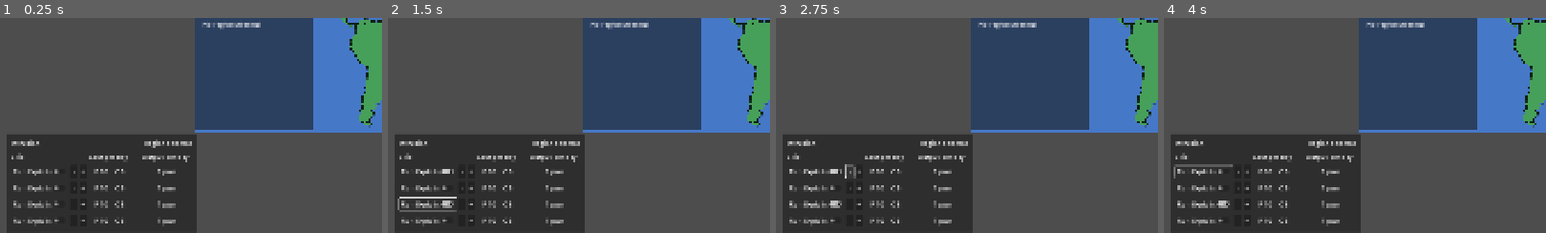
Above: before the commit, frames 1-4 (left to right).
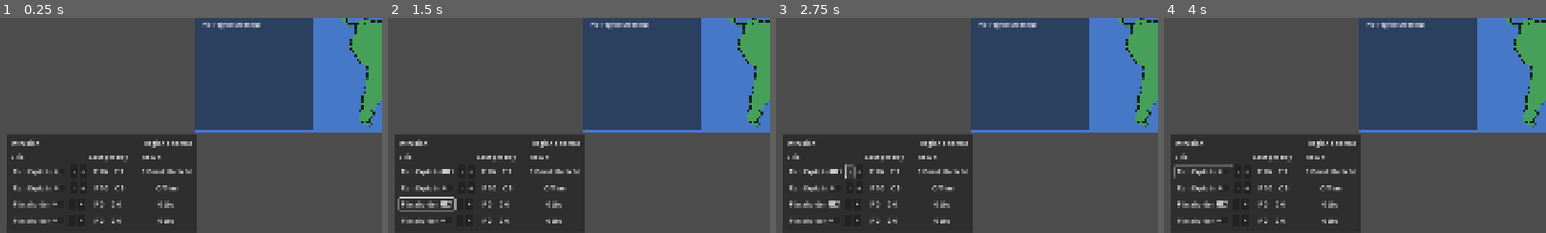
Above: after the commit, the same moments.

Repository: ChrisKnowles1987/Clippy
Game: Godot game, scene res://scenes/main.tscn
The game is run twice, just before and just after one commit, with the same random seed, the same clock (stepped at 60 frames per second) and the same inputs.
Inputs (mouse positions are % of the whole screen's width and height, from its top left):
- Up to frame 1 (0.25 s): no input
- Up to frame 2 (1.5 s): click "Run Exploits" at 0.5 s; click (5, 93) at 1.25 s, where only the run after the commit has a clickable "Placeholder"
- Up to frame 3 (2.75 s): click "-" at 2 s
- Up to frame 4 (4 s): click "+" at 2.75 s; click "Run Exploits" at 3.5 s
The pictures show only the part of the screen within x 0-50%, y 50-100%; the shares and areas given below are measured in that part.

The runs differ from the first frame. In frame 1, 1.2% of the frame differs, in the area x 4-51%, y 64-97%; in frame 2, 1.3%; in frame 3, 1.3%; in frame 4, 1.3%.
Error after the commit: Invalid call. Nonexistent function 'show_empty' in base 'VBoxContainer (intrusion_skill_pannel_container.gd)'. (res://scripts/main.gd:36)

Commit message:
work on connecting skill UI to game

Diff:
--- /dev/null
+++ b/scenes/intrusion_skill_pannel_container.gd
@@ -0,0 +1,14 @@
+extends Control
+
+var selected_region_data: RegionData = null
+
+func show_region(region_data: RegionData) -> void:
+	selected_region_data = region_data
+	refresh_intrusion_ui()
+
+func refresh_intrusion_ui() -> void:
+	if selected_region_data == null:
+		return
+
+	print("Showing intrusion UI for: ", selected_region_data.display_name)
+	print(selected_region_data.intrusion_allocations)
--- a/scenes/main.tscn
+++ b/scenes/main.tscn
@@ -6,6 +6,7 @@
 [ext_resource type="Texture2D" uid="uid://svijuua5rs6w" path="res://assets/maps/clippy_world_region_id_map.png" id="3_tbgi4"]
 [ext_resource type="Script" uid="uid://d2urhygerw064" path="res://scripts/region_panel.gd" id="4_jyhfs"]
 [ext_resource type="Script" uid="uid://3x2p5s26n4tg" path="res://scenes/global_resource_panel.gd" id="6_tefeu"]
+[ext_resource type="Script" uid="uid://dnvulp6dsql5s" path="res://scenes/intrusion_skill_pannel_container.gd" id="7_o6xl0"]
 
 [sub_resource type="LabelSettings" id="LabelSettings_o6xl0"]
 font_size = 20
@@ -162,6 +163,7 @@
 
 [node name="IntrusionSkillPannelContainer" type="VBoxContainer" parent="CanvasLayer/BottomSkillPannel/Control/MarginContainer"]
 layout_mode = 2
+script = ExtResource("7_o6xl0")
 
 [node name="TitleRowContainer" type="HBoxContainer" parent="CanvasLayer/BottomSkillPannel/Control/MarginContainer/IntrusionSkillPannelContainer"]
 layout_mode = 2
@@ -204,7 +206,7 @@
 layout_mode = 2
 size_flags_horizontal = 3
 size_flags_vertical = 3
-text = "Output per day"
+text = "Result"
 
 [node name="RunExploitRow" type="HBoxContainer" parent="CanvasLayer/BottomSkillPannel/Control/MarginContainer/IntrusionSkillPannelContainer/SkillTableContainer"]
 layout_mode = 2
@@ -281,15 +283,15 @@
 layout_mode = 2
 size_flags_horizontal = 3
 
-[node name="Label" type="Label" parent="CanvasLayer/BottomSkillPannel/Control/MarginContainer/IntrusionSkillPannelContainer/SkillTableContainer/RunExploitRow/RunExploitOutputContainer"]
+[node name="RunExploitOutputValue" type="Label" parent="CanvasLayer/BottomSkillPannel/Control/MarginContainer/IntrusionSkillPannelContainer/SkillTableContainer/RunExploitRow/RunExploitOutputContainer"]
 layout_mode = 2
 size_flags_horizontal = 9
 text = "1"
 
-[node name="Label2" type="Label" parent="CanvasLayer/BottomSkillPannel/Control/MarginContainer/IntrusionSkillPannelContainer/SkillTableContainer/RunExploitRow/RunExploitOutputContainer"]
-layout_mode = 2
-size_flags_horizontal = 9
-text = "pwn"
+[node name="RunExploitOutputText" type="Label" parent="CanvasLayer/BottomSkillPannel/Control/MarginContainer/IntrusionSkillPannelContainer/SkillTableContainer/RunExploitRow/RunExploitOutputContainer"]
+layout_mode = 2
+size_flags_horizontal = 9
+text = "Pwnd Noob /d"
 
 [node name="Spacer2" type="Control" parent="CanvasLayer/BottomSkillPannel/Control/MarginContainer/IntrusionSkillPannelContainer/SkillTableContainer/RunExploitRow/RunExploitOutputContainer"]
 layout_mode = 2
@@ -370,15 +372,10 @@
 layout_mode = 2
 size_flags_horizontal = 3
 
-[node name="Label" type="Label" parent="CanvasLayer/BottomSkillPannel/Control/MarginContainer/IntrusionSkillPannelContainer/SkillTableContainer/RunExploitRow2/RunExploitOutputContainer"]
-layout_mode = 2
-size_flags_horizontal = 9
-text = "1"
-
 [node name="Label2" type="Label" parent="CanvasLayer/BottomSkillPannel/Control/MarginContainer/IntrusionSkillPannelContainer/SkillTableContainer/RunExploitRow2/RunExploitOutputContainer"]
 layout_mode = 2
 size_flags_horizontal = 9
-text = "pwn"
+text = "Offline"
 
 [node name="Spacer2" type="Control" parent="CanvasLayer/BottomSkillPannel/Control/MarginContainer/IntrusionSkillPannelContainer/SkillTableContainer/RunExploitRow2/RunExploitOutputContainer"]
 layout_mode = 2
@@ -396,7 +393,7 @@
 layout_mode = 2
 size_flags_horizontal = 0
 size_flags_vertical = 4
-text = "Run Exploits"
+text = "Placeholder"
 
 [node name="Button" type="Button" parent="CanvasLayer/BottomSkillPannel/Control/MarginContainer/IntrusionSkillPannelContainer/SkillTableContainer/RunExploitRow3/RunExploitButtonContainer"]
 custom_minimum_size = Vector2(20, 0)
@@ -429,7 +426,7 @@
 [node name="PowerCostLabel" type="Label" parent="CanvasLayer/BottomSkillPannel/Control/MarginContainer/IntrusionSkillPannelContainer/SkillTableContainer/RunExploitRow3/RunExploitCostContainer"]
 layout_mode = 2
 size_flags_horizontal = 4
-text = "10"
+text = "0"
 
 [node name="Spacer" type="Control" parent="CanvasLayer/BottomSkillPannel/Control/MarginContainer/IntrusionSkillPannelContainer/SkillTableContainer/RunExploitRow3/RunExploitCostContainer"]
 custom_minimum_size = Vector2(10, 0)
@@ -444,7 +441,7 @@
 [node name="ComputeCostLabel" type="Label" parent="CanvasLayer/BottomSkillPannel/Control/MarginContainer/IntrusionSkillPannelContainer/SkillTableContainer/RunExploitRow3/RunExploitCostContainer"]
 layout_mode = 2
 size_flags_horizontal = 4
-text = "5"
+text = "0"
 
 [node name="Spacer3" type="Control" parent="CanvasLayer/BottomSkillPannel/Control/MarginContainer/IntrusionSkillPannelContainer/SkillTableContainer/RunExploitRow3/RunExploitCostContainer"]
 custom_minimum_size = Vector2(10, 0)
@@ -462,12 +459,12 @@
 [node name="Label" type="Label" parent="CanvasLayer/BottomSkillPannel/Control/MarginContainer/IntrusionSkillPannelContainer/SkillTableContainer/RunExploitRow3/RunExploitOutputContainer"]
 layout_mode = 2
 size_flags_horizontal = 9
-text = "1"
+text = "0"
 
 [node name="Label2" type="Label" parent="CanvasLayer/BottomSkillPannel/Control/MarginContainer/IntrusionSkillPannelContainer/SkillTableContainer/RunExploitRow3/RunExploitOutputContainer"]
 layout_mode = 2
 size_flags_horizontal = 9
-text = "pwn"
+text = "tbd"
 
 [node name="Spacer2" type="Control" parent="CanvasLayer/BottomSkillPannel/Control/MarginContainer/IntrusionSkillPannelContainer/SkillTableContainer/RunExploitRow3/RunExploitOutputContainer"]
 layout_mode = 2
@@ -485,7 +482,7 @@
 layout_mode = 2
 size_flags_horizontal = 0
 size_flags_vertical = 4
-text = "Run Exploits"
+text = "Placeholder"
 
 [node name="Button" type="Button" parent="CanvasLayer/BottomSkillPannel/Control/MarginContainer/IntrusionSkillPannelContainer/SkillTableContainer/RunExploitRow4/RunExploitButtonContainer"]
 custom_minimum_size = Vector2(20, 0)
@@ -518,7 +515,7 @@
 [node name="PowerCostLabel" type="Label" parent="CanvasLayer/BottomSkillPannel/Control/MarginContainer/IntrusionSkillPannelContainer/SkillTableContainer/RunExploitRow4/RunExploitCostContainer"]
 layout_mode = 2
 size_flags_horizontal = 4
-text = "10"
+text = "0"
 
 [node name="Spacer" type="Control" parent="CanvasLayer/BottomSkillPannel/Control/MarginContainer/IntrusionSkillPannelContainer/SkillTableContainer/RunExploitRow4/RunExploitCostContainer"]
 custom_minimum_size = Vector2(10, 0)
@@ -533,7 +530,7 @@
 [node name="ComputeCostLabel" type="Label" parent="CanvasLayer/BottomSkillPannel/Control/MarginContainer/IntrusionSkillPannelContainer/SkillTableContainer/RunExploitRow4/RunExploitCostContainer"]
 layout_mode = 2
 size_flags_horizontal = 4
-text = "5"
+text = "0"
 
 [node name="Spacer3" type="Control" parent="CanvasLayer/BottomSkillPannel/Control/MarginContainer/IntrusionSkillPannelContainer/SkillTableContainer/RunExploitRow4/RunExploitCostContainer"]
 custom_minimum_size = Vector2(10, 0)
@@ -551,12 +548,12 @@
 [node name="Label" type="Label" parent="CanvasLayer/BottomSkillPannel/Control/MarginContainer/IntrusionSkillPannelContainer/SkillTableContainer/RunExploitRow4/RunExploitOutputContainer"]
 layout_mode = 2
 size_flags_horizontal = 9
-text = "1"
+text = "0"
 
 [node name="Label2" type="Label" parent="CanvasLayer/BottomSkillPannel/Control/MarginContainer/IntrusionSkillPannelContainer/SkillTableContainer/RunExploitRow4/RunExploitOutputContainer"]
 layout_mode = 2
 size_flags_horizontal = 9
-text = "pwn"
+text = "tbd"
 
 [node name="Spacer2" type="Control" parent="CanvasLayer/BottomSkillPannel/Control/MarginContainer/IntrusionSkillPannelContainer/SkillTableContainer/RunExploitRow4/RunExploitOutputContainer"]
 layout_mode = 2
--- a/scripts/main.gd
+++ b/scripts/main.gd
@@ -3,6 +3,7 @@
 @onready var map_controller = $MapController
 @onready var region_panel = $CanvasLayer/RegionPanel
 @onready var global_resource_panel = $CanvasLayer/GlobalResourcePanel
+@onready var intrusion_panel = $CanvasLayer/BottomSkillPannel/Control/MarginContainer/IntrusionSkillPannelContainer
 
 var selected_region_data: RegionData = null
 var region_runtime_data := {}
@@ -32,6 +33,7 @@
 	if region_id == "":
 		selected_region_data = null
 		region_panel.show_empty()
+		intrusion_panel.show_empty()
 		return
 	if region_runtime_data.has(region_id):
 		selected_region_data = region_runtime_data[region_id]
@@ -42,6 +44,7 @@
 		selected_region_data = region_data
 
 	region_panel.show_region(selected_region_data)
+	intrusion_panel.show_region(selected_region_data)
 
 func run_exploit():
 	if selected_region_data == null:
--- a/scripts/region_data.gd
+++ b/scripts/region_data.gd
@@ -6,3 +6,16 @@
 @export var population: int = 0
 
 @export var pwned_noobs: float = 0.0
+
+@export var intrusion_allocations: Dictionary = {
+	"run_exploit": {
+		"enabled": true,
+		"power_per_day": 0,
+		"compute_per_day": 0
+	},
+	"scan_networks": {
+		"enabled": true,
+		"power_per_day": 0,
+		"compute_per_day": 0
+	}
+}
Not shown, added: scenes/intrusion_skill_pannel_container.gd.uid
Not shown: 1 places in scenes/main.tscn that only renumber resources
Not shown, changed: docs/DESIGN_NOTES.md
